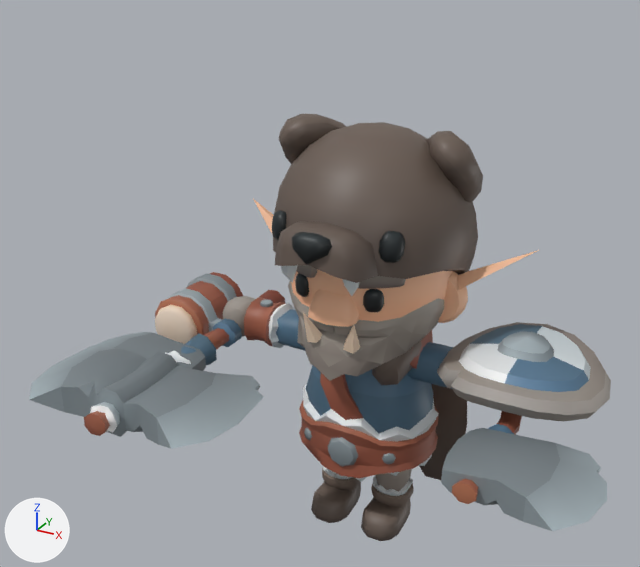
A saved change to the glTF model web/models/chars/Barbarian.glb.
Rendered twice from a 50 mm camera at (1.9, -4.05, 3.46) aimed at (-0.13, -0.36, 1.61). Every picture has the same lights, and +X, +Y and +Z are marked at lower left. The picture after the commit comes second. Where no turn or scale is listed for an object, it has been applied to the vertices.

The scene before the commit, as lines of its bpy script (objects in view):
```python
me_cube_001 = bpy.data.meshes.new('Cube.001')
me_cube_001.from_pydata(...)  # 141 vertices, 274 faces; spans x -0.125..0.589, y -0.971..0.273, z -0.092..0.092
me_cube_001.materials.append(mat_barbarian_texture)  # picture img_barbarian_texture
me_cube_163 = bpy.data.meshes.new('Cube.163')
me_cube_163.from_pydata(...)  # 233 vertices, 462 faces; spans x -0.288..-0.049, y -0.264..0.131, z 0.0..0.529
me_cube_163.materials.append(mat_barbarian_texture)  # picture img_barbarian_texture
me_prototypepete_body_022 = bpy.data.meshes.new('PrototypePete_body.022')
me_prototypepete_body_022.from_pydata(...)  # 516 vertices, 1004 faces; spans x -0.41..0.41, y -0.365..0.353, z 0.376..1.341
me_prototypepete_body_022.materials.append(mat_barbarian_texture)  # picture img_barbarian_texture
ob_1h_axe_offhand = bpy.data.objects.new('1H_Axe_Offhand', me_cube_001)
ob_1h_axe_offhand.location = (0.883, -0.033, 1.049)
ob_barbarian_body = bpy.data.objects.new('Barbarian_Body', me_prototypepete_body_022)
ob_barbarian_body.location = (0.0, 0.0, 0.0)
ob_barbarian_legright = bpy.data.objects.new('Barbarian_LegRight', me_cube_163)
ob_barbarian_legright.location = (0.0, 0.0, 0.0)
# also in view: 'Barbarian_Cape' at (0.0, 0.21, 0.66); 'Barbarian_ArmLeft' at (0.51, 0.0, 1.14); 'Barbarian_ArmRight' at (-0.53, 0.0, 1.11); 'Barbarian_Hat' at (0.0, -0.11, 1.89); 'Barbarian_LegLeft' at (0.17, -0.07, 0.26)
```
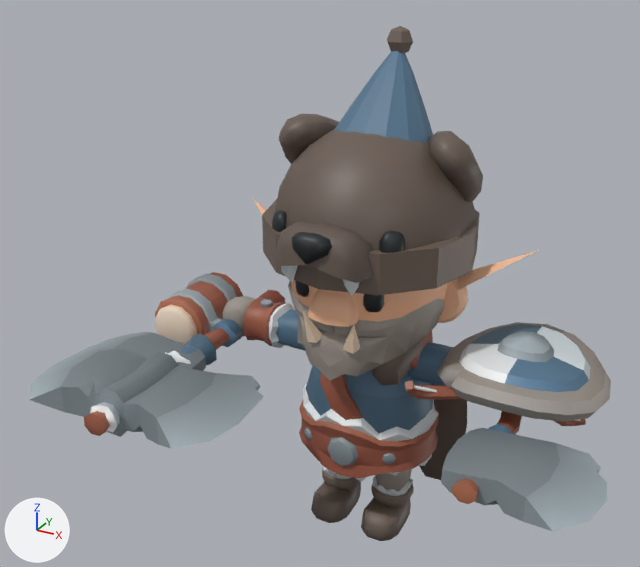
Changed parts and their boxes (x1, y1, x2, y2) in the pictures (640 x 567 px):
'Steppe_Hat', added: after (262, 26, 480, 295)
'Bow', added: after (405, 381, 586, 426)

Patch to the scene script:
```diff
--- a/web/models/chars/Barbarian.glb.py
+++ b/web/models/chars/Barbarian.glb.py
@@ me_steppe_hat @@
+me_steppe_hat.from_pydata(...)  # 167 vertices, 312 faces; spans x -0.574..0.574, y -0.607..0.54, z 1.702..2.838
+me_steppe_hat.materials.append(mat_barbarian_texture)  # picture img_barbarian_texture
@@ me_bow @@
+me_bow.from_pydata(...)  # 76 vertices, 140 faces; spans x -0.485..0.264, y -0.465..0.517, z -0.391..0.174
+me_bow.materials.append(mat_barbarian_texture)  # picture img_barbarian_texture
@@ ob_steppe_hat @@
+ob_steppe_hat = bpy.data.objects.new('Steppe_Hat', me_steppe_hat)
+ob_steppe_hat.location = (0.0, 0.0, 0.0)
@@ ob_bow @@
+ob_bow = bpy.data.objects.new('Bow', me_bow)
+ob_bow.location = (0.883, 0.0, 1.049)
```
